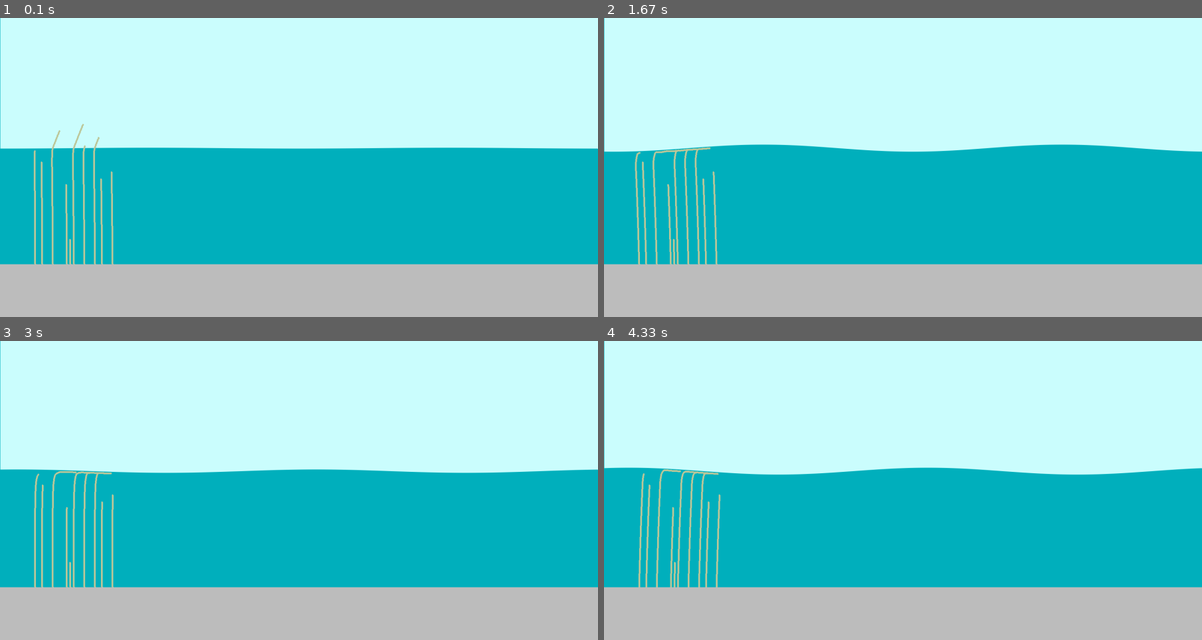
Above: before the commit, frames 1-4 (two rows, left to right).
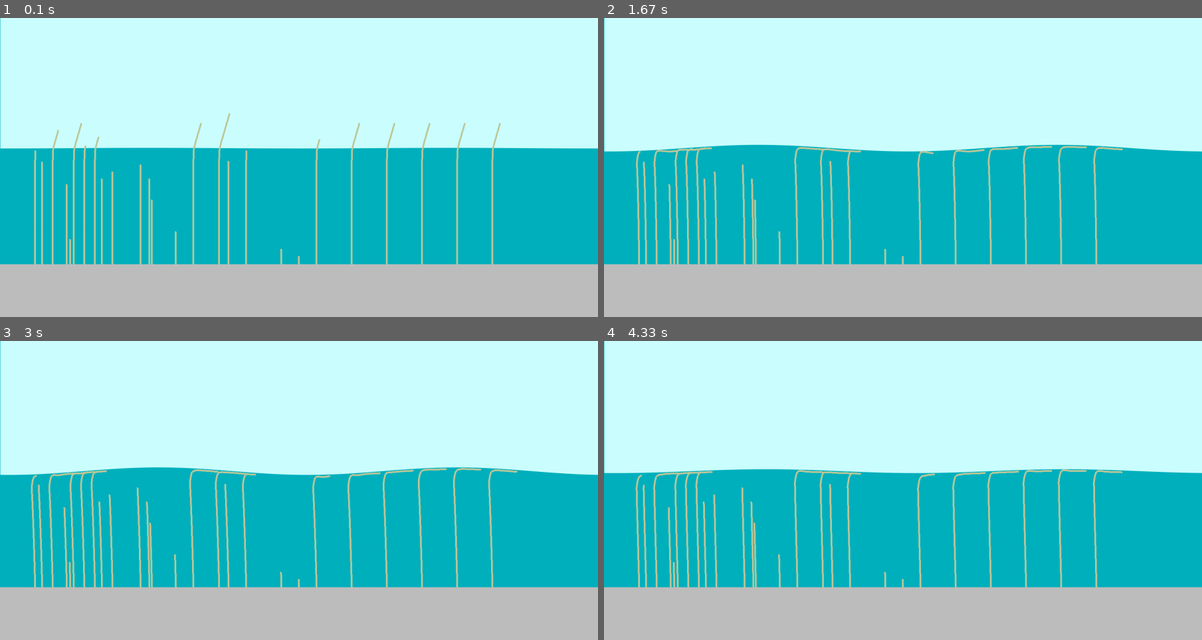
Above: after the commit, the same moments.

Repository: ggalisky/Kelp_sim
Game: pygame game, started from pygame_copy/kelp_sim/kelp_main.py
Same seed, same stepped clock (60 frames per second), same inputs: the game is played once before the commit and once after it.
Inputs:
- Up to frame 1 (0.1 s): no input
- Up to frame 2 (1.67 s): hold Right 0.33-0.8 s; hold Up 0.83-1.3 s; hold Right from 1.33 s (still down)
- Up to frame 3 (3 s): release Right at 1.8 s; hold Left 1.83-2.37 s; hold Down 2.4-2.87 s; hold Left from 2.9 s (still down)
- Up to frame 4 (4.33 s): release Left at 3.37 s; hold Up 3.4-3.87 s; hold Right from 3.9 s (still down)

The runs differ from the first frame. In frame 1, 2.8% of the frame differs, in the area x 0-100%, y 31-83%; in frame 2, 3.5%; in frame 3, 4.9%; in frame 4, 5.3%, in the area x 0-100%, y 42-83%.

Commit message:
fixed bug that caused kelp strands on right half of screen to pickup wrong A seg target

Diff:
--- a/pygame_copy/kelp_sim/kelp_main.py
+++ b/pygame_copy/kelp_sim/kelp_main.py
@@ -9,7 +9,7 @@
 monastery_blue = (0,177,190)
 white = (255,255,255)
 
-clock = pygame.time.Clock()
+#clock = pygame.time.Clock()
 
 def clear_screen(surface):
 
@@ -64,10 +64,31 @@
         (240,700),
         (270,700),
         (290,700),
-        (320,700)
+        (320,700),
+
+        (400,700),
+        (425,700),
+        (432,700),
+
+        (500,700),
+        (550,700),
+        (623,700),
+        (650,700),
+        (700,700),
+        (800,700),
+        (850,700),
+        (900,700),
+
+        (1000,700),
+        (1100,700),
+        (1200,700),
+        (1300,700),
+        (1400,700),
+
     ]
 
     lengths = [
+
         160,
         144,
         190,
@@ -77,8 +98,30 @@
         167,
         180,
         120,
-        130
+        130,
+
+        140,
+        120,
+        90,
+        45,
+        200,
+        215,
+        145,
+        160,
+        20,
+        10,
+        176,
+
+
+        200,
+        200,
+        200,
+        200,
+        200,
+
     ]
+
+    print("len lenghts; ", len(lengths), "len locations, ", len(locations))
 
     forest_A = kelp_forest(locations,lengths,pygame,screen)
 
@@ -92,6 +135,8 @@
 
     counter_amp = 0
     counter_amp_output = 0
+
+    wave_offset_loop_inc = .0005
 
     show_targets = False
     try: #game loop
@@ -119,7 +164,7 @@
 
             forest_A.render_kelp_forest(counter_amp_output*11,wave_cords,show_targets)
 
-            offset +=.0005
+            offset += wave_offset_loop_inc
 
             if keys[pygame.K_q]:
                 frequency+=.01
@@ -132,9 +177,14 @@
                 amplitude-=.1
 
             if keys[pygame.K_e]:
-                overallY+=.1
+                overallY+=1
             elif keys[pygame.K_d]:
-                overallY-=.1
+                overallY-=1
+
+            if keys[pygame.K_z]:
+                wave_offset_loop_inc+=.0001
+            elif keys[pygame.K_x]:
+                wave_offset_loop_inc-=.0001
 
             if keys[pygame.K_UP]:
                 lobster_y -=1
@@ -174,7 +224,7 @@
 
             pygame.display.flip()
 
-            clock.tick(120)
+            #clock.tick(120)
 
     finally:
         pygame.quit()
--- a/pygame_copy/kelp_sim/segment.py
+++ b/pygame_copy/kelp_sim/segment.py
@@ -151,7 +151,8 @@
 
         target_x_sway_coefficient = 1 #sets how far left and right the kelp will sway proportional to the amplitude
 
-        target_x = wave_curve_list.index(wave_y_coord)
+        target_x = self.parent_anchor_coord[0]
+        #print("target X: ", target_x)
 
         #shift X to the right
         target_x = target_x + -wave_amplitude * target_x_sway_coefficient
@@ -177,9 +178,11 @@
 
         # get new angle for up
         if self.target_group == "UP":
-            target_y -= final_target_y_offset
+            target_y =  target_y -final_target_y_offset
             dx = target_x - self.start_point[0]
             dy = target_y - self.start_point[1]
+
+            #print("UP, target x,y: ",target_x,",", target_y, " segment#: ", self.segment_number, " self.parent anchor: ", self.parent_anchor_coord)
 
         elif self.target_group == "SURFACE":
             #shift X target to the right proportionately to the distance between the curve and the segments start point.
@@ -189,8 +192,13 @@
 
             distance_to_curve = self.start_point[1] - wave_y_coord
 
-            target_x = self.start_point[0] + 1.5*self.length
-            target_y = wave_curve_list[int(target_x)]
+            target_x = self.start_point[0] + 2*self.length
+
+            try:
+                target_y = wave_curve_list[int(target_x)]
+            except:
+                #print("WARNING, targ")
+                target_y = wave_curve_list[len(wave_curve_list)-1]
             target_y -= final_target_y_offset
 
             dx = target_x - self.start_point[0]
@@ -212,6 +220,7 @@
 
         if show_targets:
             self.render_target_point((target_x,target_y))
+
 
 class kelp:
 
@@ -221,7 +230,6 @@
         self.anchor_coord = anchor_coord
         self.num_segments = num_segments
         self.segments = []
-        print("made it")
         self.segments_lengths = self.generate_segments_lengths(self.length, self.num_segments)
         self.screen = screen
         self.pygame_obj = pygame_obj
@@ -232,7 +240,6 @@
         segment_length_list =[]
 
         for x in range(num_segments):
-            print("length: " , length)
             segment_length_list.append(length)
 
 
@@ -242,9 +249,7 @@
 
         self.segments.append(kelp_segment((-math.pi*.5),
             self.segments_lengths[0],self.screen,self.pygame_obj,None,self.anchor_coord,1,.01))
-        print("len: ", len(self.segments_lengths))
         for x in range(0, int(len(self.segments_lengths))):
-            print("len of self.segments: ", str(len(self.segments)))
             self.segments.append(kelp_segment((-math.pi*.5),
             self.segments_lengths[x],self.screen,self.pygame_obj,self.segments[x],None,1,.012))
 
@@ -285,4 +290,5 @@
 
     def render_kelp_forest(self,wave_amp,wave_list,show_targets):
         for x in self.kelp_forest:
+            #print("HEY IM HERE: ",wave_list[x.anchor_coord[0]], "anchor coord: ", x.anchor_coord[0])
             x.render_segments_tracking_wave(wave_list[x.anchor_coord[0]],wave_amp,wave_list,show_targets)
Not shown, changed: pygame_copy/kelp_sim/dev_notes.md
